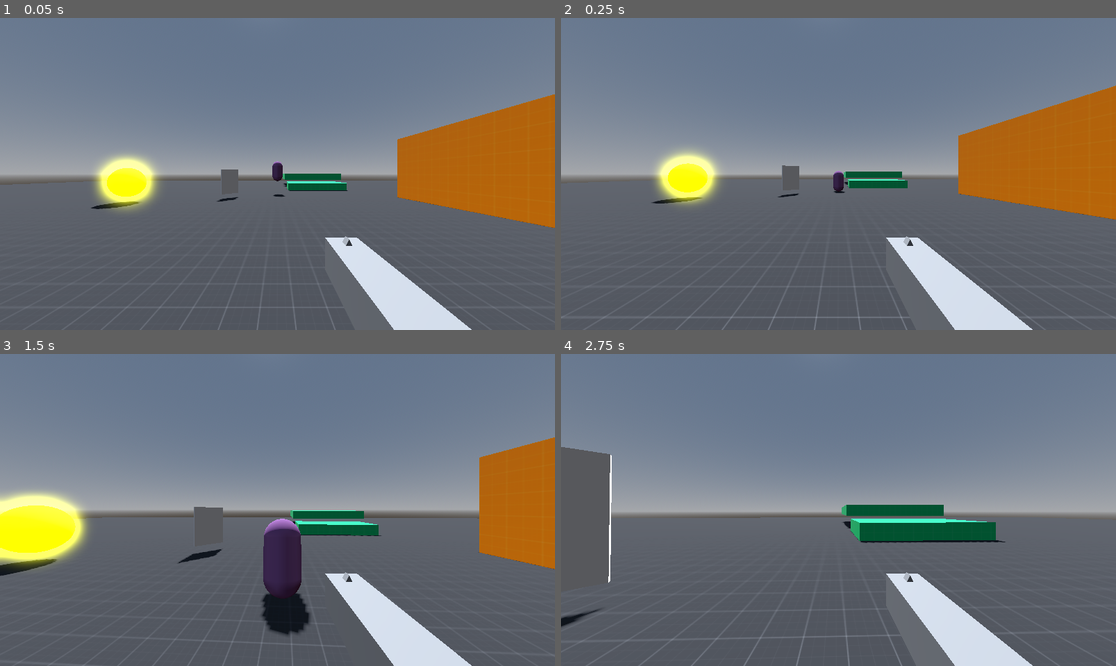
Above: before the commit, frames 1-4 (two rows, left to right).
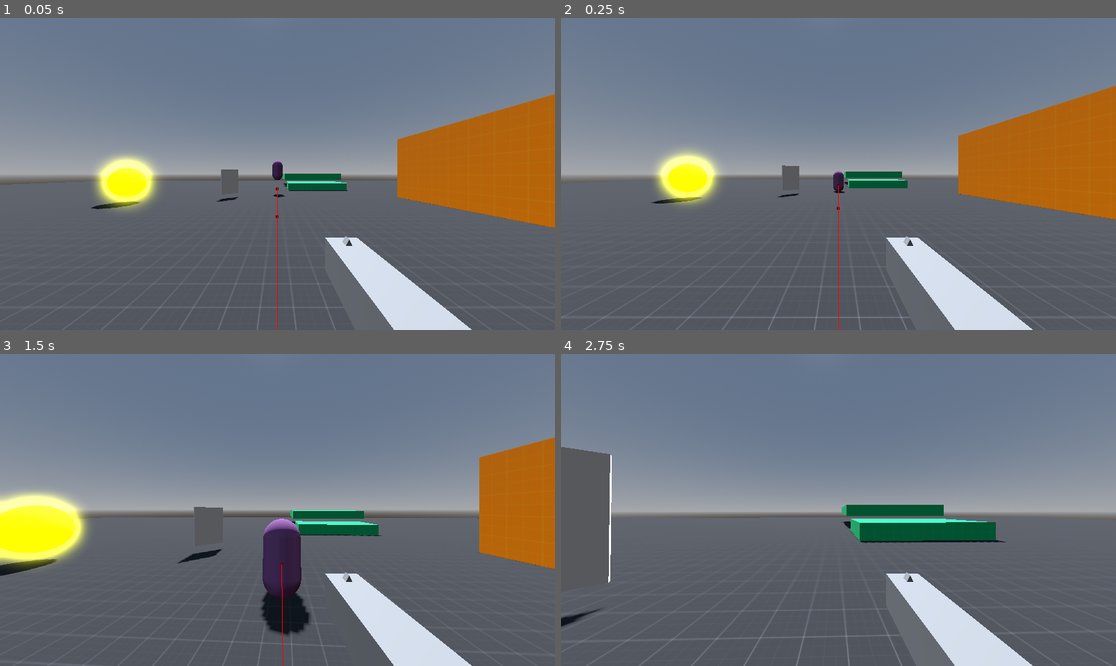
Above: after the commit, the same moments.

Repository: sam0622/fps
Game: Godot game, scene res://src/scenes/levels/testing_ground.tscn
The game is run twice, just before and just after one commit, with the same random seed, the same clock (stepped at 60 frames per second) and the same inputs.
Inputs (mouse positions are in pixels of both pictures, inside the frame that each line leads up to):
- Up to frame 1 (0.05 s): no input
- Up to frame 2 (0.25 s): no input
- Up to frame 3 (1.5 s): move the mouse to (305, 510) at 0.52 s; press the mouse at (305, 510) at 0.53 s; hold W (moveUp) from 0.53 s (still down); tap Space (Jump) at 0.77 s; move the mouse to (249, 510) at 1.27 s; release the mouse at (249, 510) at 1.28 s; click (249, 510) at 1.35 s
- Up to frame 4 (2.75 s): keep holding W (moveUp); tap Space (Jump) at 1.52 s; move the mouse to (849, 503) at 2.02 s; press the mouse at (849, 503) at 2.03 s

The runs differ from the first frame. In frame 1, less than 0.1% of the frame differs, in the area x 49-51%, y 45-100%; in frame 2, less than 0.1%; in frame 3, 0.1%, in the area x 47-56%, y 52-100%; in frame 4, nothing differs.

Commit message:
working on letting enemies die

Diff:
--- a/src/scenes/chaser.tscn
+++ b/src/scenes/chaser.tscn
@@ -1,6 +1,7 @@
-[gd_scene load_steps=5 format=3 uid="uid://43b4m1bee8c"]
+[gd_scene load_steps=9 format=3 uid="uid://43b4m1bee8c"]
 
 [ext_resource type="Script" uid="uid://82qqrw7q456g" path="res://src/scripts/chaser.gd" id="1_qc0cy"]
+[ext_resource type="Script" uid="uid://1j4pjujwwq3y" path="res://src/scripts/ragdoll_creator.gd" id="2_6lppl"]
 
 [sub_resource type="StandardMaterial3D" id="StandardMaterial3D_eo4bo"]
 albedo_color = Color(0.545098, 0.341176, 0.572549, 1)
@@ -10,10 +11,74 @@
 
 [sub_resource type="CapsuleShape3D" id="CapsuleShape3D_43hrp"]
 
+[sub_resource type="Animation" id="Animation_qc0cy"]
+resource_name = "die"
+length = 0.15
+step = 0.25
+tracks/0/type = "value"
+tracks/0/imported = false
+tracks/0/enabled = true
+tracks/0/path = NodePath("MeshInstance3D:rotation")
+tracks/0/interp = 1
+tracks/0/loop_wrap = true
+tracks/0/keys = {
+"times": PackedFloat32Array(0, 0.15),
+"transitions": PackedFloat32Array(1, 1),
+"update": 0,
+"values": [Vector3(0, 0, 0), Vector3(1.5708, 0, 0)]
+}
+tracks/1/type = "value"
+tracks/1/imported = false
+tracks/1/enabled = true
+tracks/1/path = NodePath("MeshInstance3D:position")
+tracks/1/interp = 1
+tracks/1/loop_wrap = true
+tracks/1/keys = {
+"times": PackedFloat32Array(0, 0.15),
+"transitions": PackedFloat32Array(1, 1),
+"update": 0,
+"values": [Vector3(0, 0, 0), Vector3(0, 1, 0)]
+}
+
+[sub_resource type="Animation" id="Animation_6lppl"]
+length = 0.001
+tracks/0/type = "value"
+tracks/0/imported = false
+tracks/0/enabled = true
+tracks/0/path = NodePath("MeshInstance3D:rotation")
+tracks/0/interp = 1
+tracks/0/loop_wrap = true
+tracks/0/keys = {
+"times": PackedFloat32Array(0),
+"transitions": PackedFloat32Array(1),
+"update": 0,
+"values": [Vector3(0, 0, 0)]
+}
+tracks/1/type = "value"
+tracks/1/imported = false
+tracks/1/enabled = true
+tracks/1/path = NodePath("MeshInstance3D:position")
+tracks/1/interp = 1
+tracks/1/loop_wrap = true
+tracks/1/keys = {
+"times": PackedFloat32Array(0),
+"transitions": PackedFloat32Array(1),
+"update": 0,
+"values": [Vector3(0, 0, 0)]
+}
+
+[sub_resource type="AnimationLibrary" id="AnimationLibrary_jyx25"]
+_data = {
+&"RESET": SubResource("Animation_6lppl"),
+&"die": SubResource("Animation_qc0cy")
+}
+
 [node name="Chaser" type="CharacterBody3D" groups=["enemy"]]
 collision_layer = 8
 collision_mask = 15
 script = ExtResource("1_qc0cy")
+health = 5
+damage = 3
 metadata/_custom_type_script = "uid://82qqrw7q456g"
 
 [node name="MeshInstance3D" type="MeshInstance3D" parent="."]
@@ -24,4 +89,16 @@
 shape = SubResource("CapsuleShape3D_43hrp")
 
 [node name="NavigationAgent3D" type="NavigationAgent3D" parent="."]
+target_desired_distance = 2.5
 debug_enabled = true
+
+[node name="AnimationPlayer" type="AnimationPlayer" parent="."]
+libraries = {
+&"": SubResource("AnimationLibrary_jyx25")
+}
+
+[node name="RagdollCreator" type="Node3D" parent="."]
+script = ExtResource("2_6lppl")
+metadata/_custom_type_script = "uid://1j4pjujwwq3y"
+
+[connection signal="target_reached" from="NavigationAgent3D" to="." method="_on_navigation_agent_3d_target_reached"]
--- a/src/scenes/guns/gun.tscn
+++ b/src/scenes/guns/gun.tscn
@@ -13,6 +13,7 @@
 
 [node name="Gun" type="Node3D"]
 script = ExtResource("1_4oid1")
+damage = 3
 metadata/_custom_type_script = "uid://hardpka2ghju"
 
 [node name="Cooldown" type="Timer" parent="."]
@@ -42,6 +43,6 @@
 [node name="MuzzleRayCast" type="RayCast3D" parent="Muzzle"]
 unique_name_in_owner = true
 target_position = Vector3(0, 0, -1000)
-collision_mask = 7
+collision_mask = 15
 
 [connection signal="timeout" from="Cooldown" to="." method="_on_cooldown_timeout"]
--- a/src/scenes/player.tscn
+++ b/src/scenes/player.tscn
@@ -35,7 +35,7 @@
 [node name="RayCast3D" type="RayCast3D" parent="Head/Camera3d"]
 unique_name_in_owner = true
 target_position = Vector3(0, 0, -1000)
-collision_mask = 7
+collision_mask = 15
 
 [node name="ThrowMarker" type="Marker3D" parent="Head/Camera3d"]
 unique_name_in_owner = true
--- a/src/scripts/chaser.gd
+++ b/src/scripts/chaser.gd
@@ -1,52 +1,13 @@
 class_name Chaser
-extends CharacterBody3D
-
-enum States { IDLE, CHASING, ATTACKING, DEAD }
-
-## Disable if enemy needs to detect player before attacking
-@export var omnipotent := true
-@export var speed := 5.0
-@export var damage := 25
-
-var state := States.IDLE
-var gravity := ProjectSettings.get("physics/3d/default_gravity") as float
-
-@onready var agent := $NavigationAgent3D
-@onready var player := get_tree().get_first_node_in_group("player")
+extends Enemy
 
 
 func _ready() -> void:
-	if omnipotent:
-		state = States.CHASING
-
-# TODO: Fix this
-func _process(delta: float) -> void:
-	velocity = Vector3.ZERO
-	if state == States.CHASING:
-		var current_location := global_position
-		var next_location = agent.get_next_path_position()
-		velocity = (next_location - global_transform.origin).normalized() * speed
-		look_at(player.position)
-	if not is_on_floor():
-		velocity.y -= gravity
-	else:
-		velocity.y = 0
-	#print(agent.target_position)
-	move_and_slide()
-
-func update_target_location(target_location: Vector3) -> void:
-	print("Setting target positon to: ", target_location)
-	agent.set_target_position(target_location)
+	super()
 
 
-func set_state(new_state: States) -> void:
-	state = new_state
-	match state:
-		States.IDLE:
-			pass
-		States.CHASING:
-			pass
-		States.ATTACKING:
-			pass
-		States.DEAD:
-			pass
+func die():
+	collision_mask = 0b00000000_00000000_00000000_00000100
+	$AnimationPlayer.play("die")
+	await get_tree().create_timer(GameManager.enemy_despawn_time)
+	#queue_free()
--- /dev/null
+++ b/src/scripts/enemy.gd
@@ -0,0 +1,83 @@
+class_name Enemy
+extends CharacterBody3D
+
+enum States { IDLE, CHASING, ATTACKING, DEAD }
+
+@export var omnipotent := true
+@export var move_speed := 5.0
+@export var health := 2: set = set_health
+@export var damage := 25
+
+var state := States.IDLE
+var gravity := ProjectSettings.get("physics/3d/default_gravity") as float
+
+@onready var agent := get_node("NavigationAgent3D")
+@onready var player := get_tree().get_first_node_in_group("player")
+
+
+func _ready() -> void:
+	if omnipotent:
+		state = States.CHASING
+
+
+func _physics_process(delta: float) -> void:
+	if GameManager.frame % 20 == 0:
+		update_target_location(player.global_transform.origin)
+	velocity = Vector3.ZERO
+
+	# Chase player
+	if state == States.CHASING:
+		var next_location = agent.get_next_path_position()
+		velocity = (next_location - global_transform.origin).normalized() * move_speed
+		look_at(player.position)
+		if agent.is_navigation_finished():
+			set_state(States.IDLE)
+
+	if not is_on_floor():
+		velocity.y -= gravity
+	else:
+		velocity.y = 0
+
+	move_and_slide()
+
+
+func set_health(new_health: int):
+	health = new_health
+	print(health <= 0)
+	if health <= 0:
+		set_state(States.DEAD)
+
+
+func set_state(new_state: States) -> void:
+	state = new_state
+	match state:
+		States.IDLE:
+			pass
+		States.CHASING:
+			pass
+		States.ATTACKING:
+			pass
+		States.DEAD:
+			die()
+
+
+func attack():
+	pass
+
+
+func on_hit(damage: int):
+	print("hit")
+	health -= damage
+	print(health)
+
+
+func die():
+	queue_free()
+
+
+func update_target_location(target_location: Vector3) -> void:
+	agent.set_target_position(target_location)
+
+
+func _on_navigation_agent_3d_target_reached() -> void:
+	set_state(States.ATTACKING)
--- a/src/scripts/game_manager.gd
+++ b/src/scripts/game_manager.gd
@@ -8,6 +8,7 @@
 var time := Time.get_ticks_msec()
 var last_esc: int
 var frame := 0
+var enemy_despawn_time := 15.0
 
 @onready var main := get_node("/root/Main")
 
--- a/src/scripts/gun.gd
+++ b/src/scripts/gun.gd
@@ -32,7 +32,8 @@
 			ammo = 0
 			state = GunState.EMPTY
 
-@export var damage := 10
+@export var damage := 2
+@export var health := 10
 @export var fire_cooldown := 0.35
 @export var fire_mode: FireMode
 @export var position_offset: Vector3
@@ -49,7 +50,6 @@
 
 
 static func get_uid(gun: GunType) -> String:
-	print(gun)
 	return guns[gun].UID
 
 
@@ -100,24 +100,21 @@
 
 
 func shoot() -> void:
-	print(state)
 	if state != GunState.IDLE:
 		return
 
 	if not get_colliding_ray() == null:
 		var collision := get_colliding_ray().get_collider() as Node3D
-		print(collision.to_string())
-		if collision.is_in_group("enemy"):
-			collision.hit(damage, GameManager.DamageTypes.BULLET)
-		elif collision.is_in_group("shootable"):
-			collision.hit()
+		if collision.is_in_group("shootable"):
+			collision.on_hit()
+		elif collision.is_in_group("enemy"):
+			collision.on_hit(damage)
 
 	line.show()
 	line.points[0] = $Muzzle.global_position
 	line.points[1] = get_target_position()
 	state = GunState.SHOOTING
 	ammo -= 1
-	print(ammo)
 	await get_tree().create_timer(0.1).timeout # Wait 0.1 sec
 	state = GunState.COOLDOWN
 	cooldown.start()
--- a/src/scripts/level.gd
+++ b/src/scripts/level.gd
@@ -1,6 +1,3 @@
 extends Node3D
 
 @onready var player := get_node("Player")
-
-func _physics_process(delta: float) -> void:
-	get_tree().call_group("enemy", "update_target_location", player.global_transform.origin)
--- /dev/null
+++ b/src/scripts/ragdoll_creator.gd
@@ -0,0 +1,15 @@
+class_name RagdollCreator
+extends Node3D
+
+@export_flags_3d_physics var collision_layer
+@export_flags_3d_physics var collision_mask
+
+var parent: PhysicsBody3D
+var mesh_instance: MeshInstance3D
+var collider: CollisionShape3D
+
+
+func _ready() -> void:
+	parent = get_parent()
+	mesh_instance = NodeUtils.get_node_of_type(parent, "MeshInstance3D")
+	collider = NodeUtils.get_node_of_type(parent, "CollisionShape3D")
--- a/src/scripts/shootable.gd
+++ /dev/null
@@ -1,6 +0,0 @@
-class_name Shootable
-extends Node3D
-
-# Must be overriden
-func hit() -> void:
-	printerr("The function 'hit' of class Shootable must be overriden by a subclass")
--- a/src/scripts/static_target.gd
+++ b/src/scripts/static_target.gd
@@ -1,5 +1,5 @@
 class_name StaticTarget
-extends Shootable
+extends StaticBody3D
 
 @onready var mesh := $MeshInstance3D
 @onready var surf := StandardMaterial3D.new()
@@ -8,7 +8,7 @@
 	surf.albedo_color = Color.WHITE  # Set the initial color
 	mesh.set_surface_override_material(0, surf)  # Apply the material to the mesh
 
-func hit(_gun_type: Gun = null) -> void:
+func on_hit() -> void:
 	surf.albedo_color = Color.RED  # Change the color on shot
 	await get_tree().create_timer(2.5).timeout  # Wait for 2.5 seconds
 	surf.albedo_color = Color.WHITE  # Reset the color after waiting
--- a/src/scripts/thrown_gun.gd
+++ b/src/scripts/thrown_gun.gd
@@ -1,7 +1,7 @@
 class_name ThrownGun
 extends RigidBody3D
 
-@export var damage := 10
+@export var damage := 2
 @export var forward_velocity := 25
 var active := true
 var bounced := false
@@ -25,8 +25,8 @@
 		print(body.to_string())
 		if body.is_in_group("shootable"):
 			body.hit()
-		#if body.is_in_group("enemy"):
-			#body.hit(damage, GameManager.DamageTypes.BLUNT)
+		if body.is_in_group("enemy"):
+			body.hit(damage)
 	if bounced:
 			# On second impact kill velocity
 			active = false
--- /dev/null
+++ b/src/scripts/utils.gd
@@ -0,0 +1,15 @@
+class_name NodeUtils
+extends Node
+
+
+static func get_node_of_type(parent: Node, type: String) -> Node:
+	for node in parent.get_children():
+		if node.get_class() == type:
+			return node
+	return null
+
+
+static func purge_nodes_of_type(parent: Node, type: String) -> void:
+	for node in parent.get_children():
+		if node.get_class() == type:
+			node.queue_free()
Not shown, added: src/scripts/enemy.gd.uid
Not shown, added: src/scripts/ragdoll_creator.gd.uid
Not shown, added: src/scripts/utils.gd.uid
